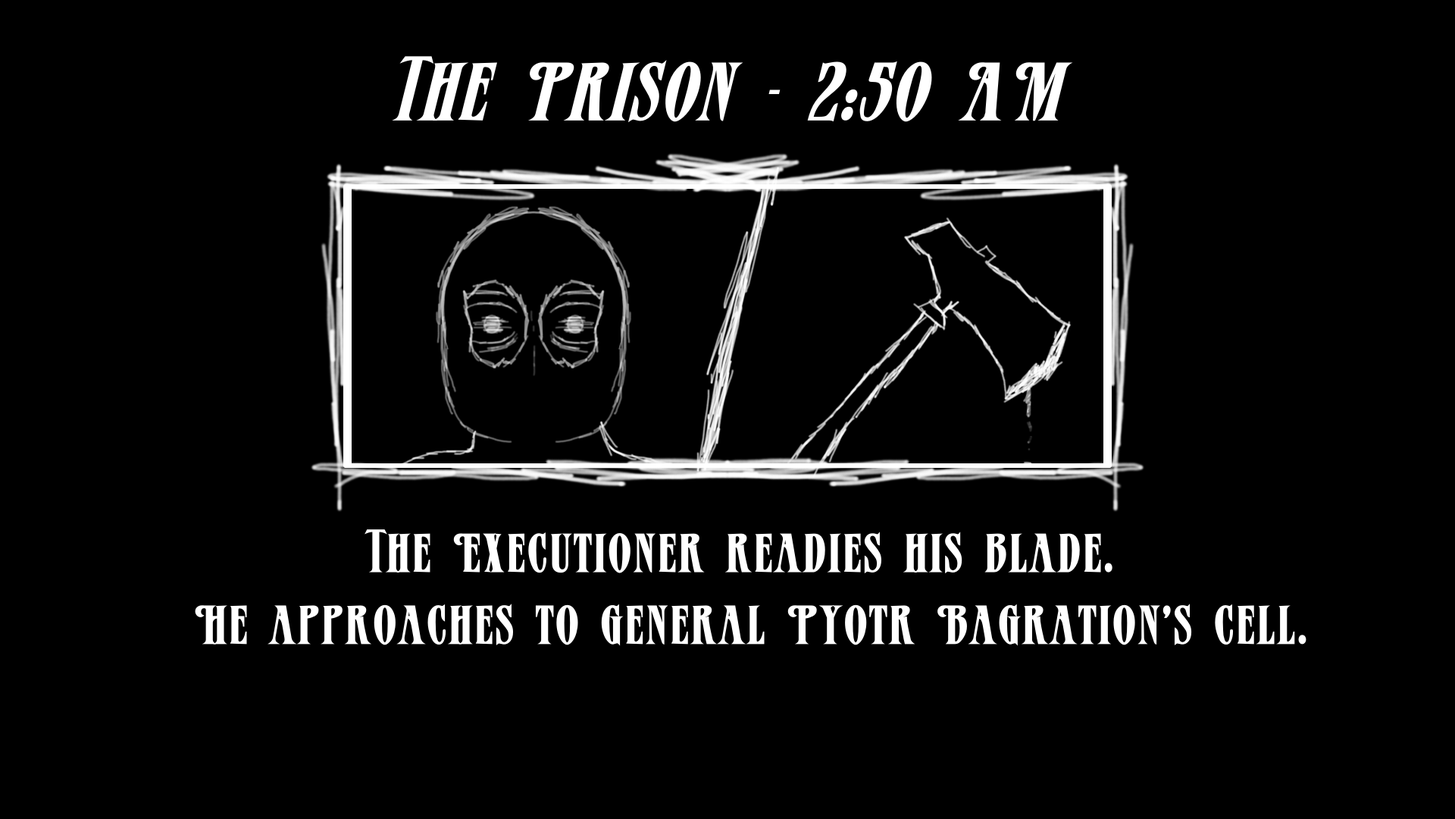
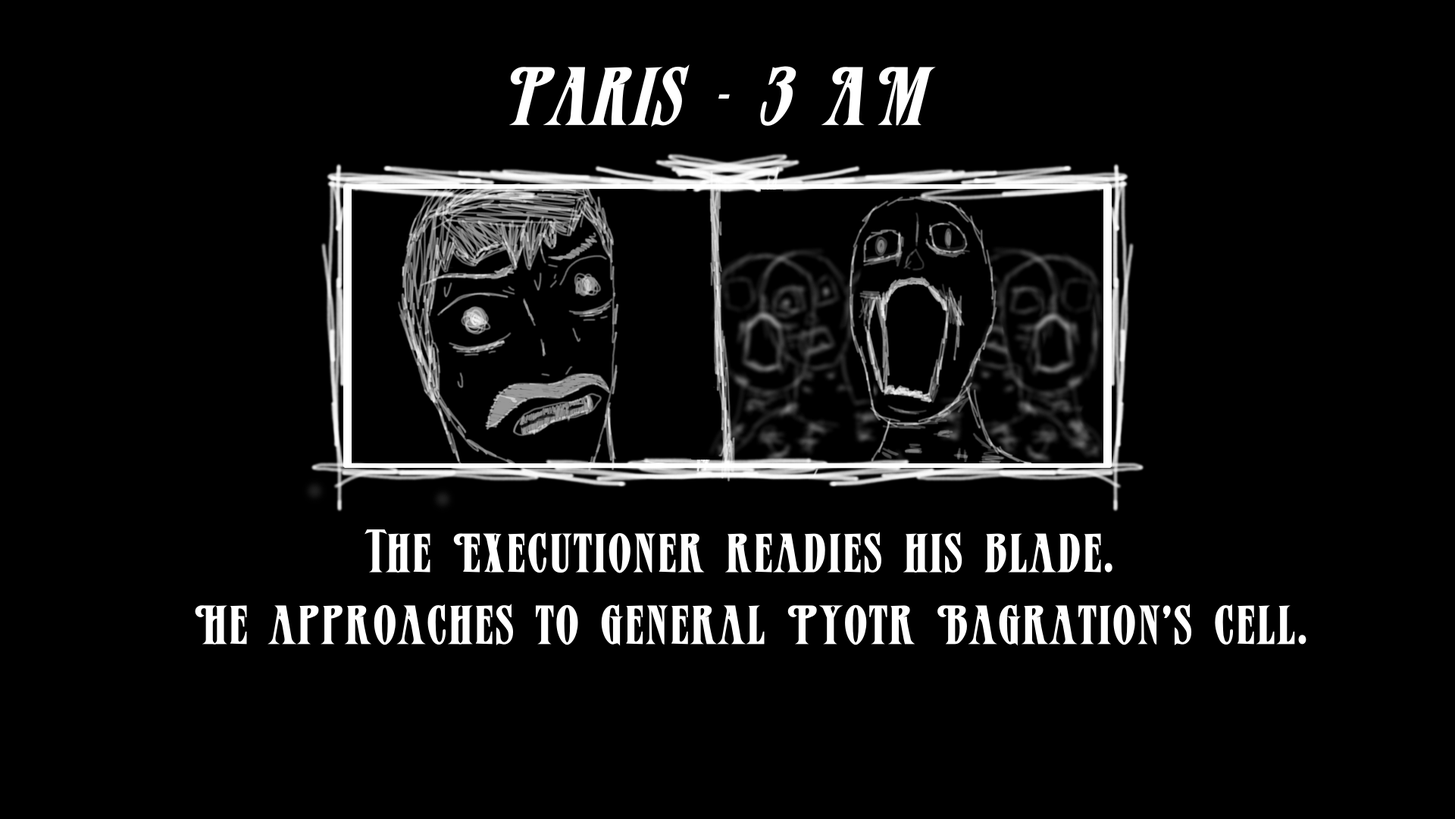
Before/after of a (1455, 819) layered artwork. What changed in the layer stack:
painted on "Paint Layer 5" over left=630, top=170, right=1104, bottom=483
added layer "Paint Layer 6" (1st of 3) above "Paint Layer 6" over left=397, top=194, right=1104, bottom=510
added layer "Paint Layer 6" (2nd of 3) above "Paint Layer 6" over left=304, top=242, right=1104, bottom=510
added layer "Paint Layer 6" (3rd of 3) above "Paint Layer 3" over left=686, top=242, right=1104, bottom=483
painted on "Paint Layer 3" over left=306, top=170, right=1104, bottom=486
painted on "Paint Layer 2" over left=304, top=170, right=1104, bottom=510
painted on "Background" over left=304, top=56, right=1104, bottom=510
